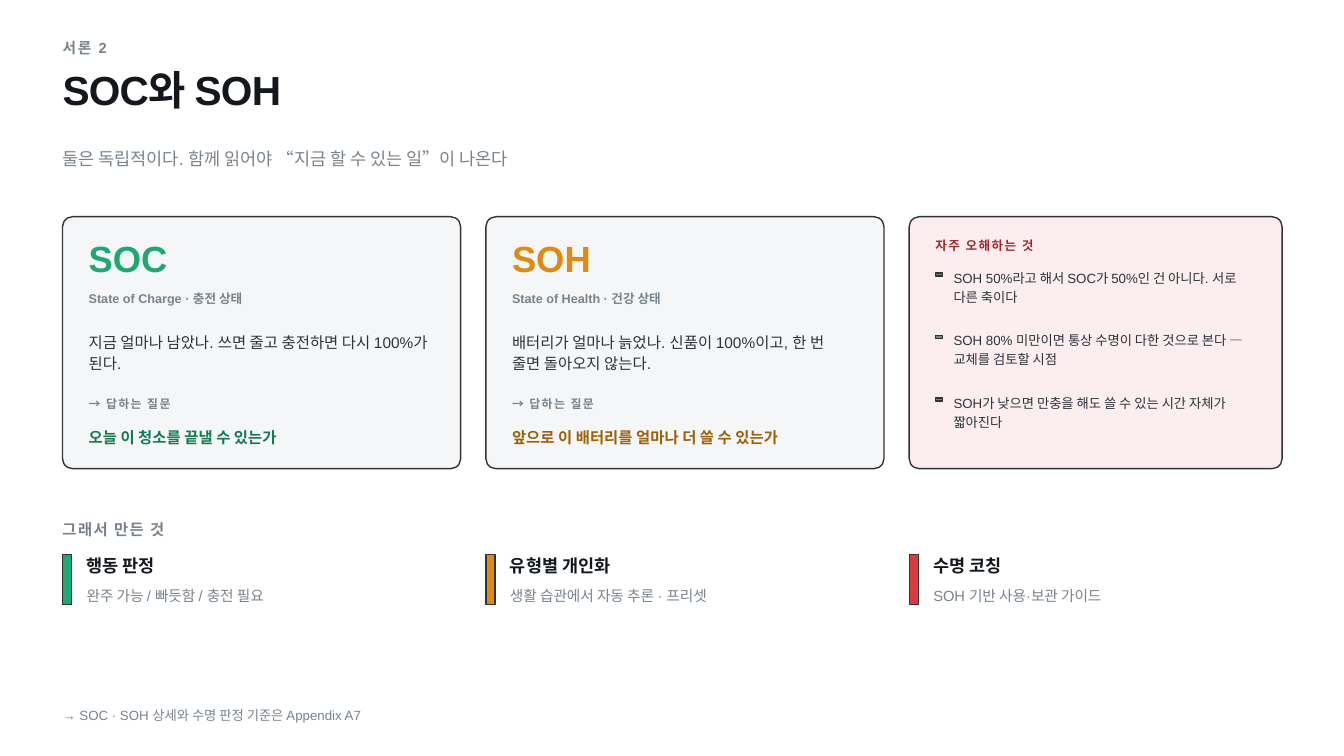
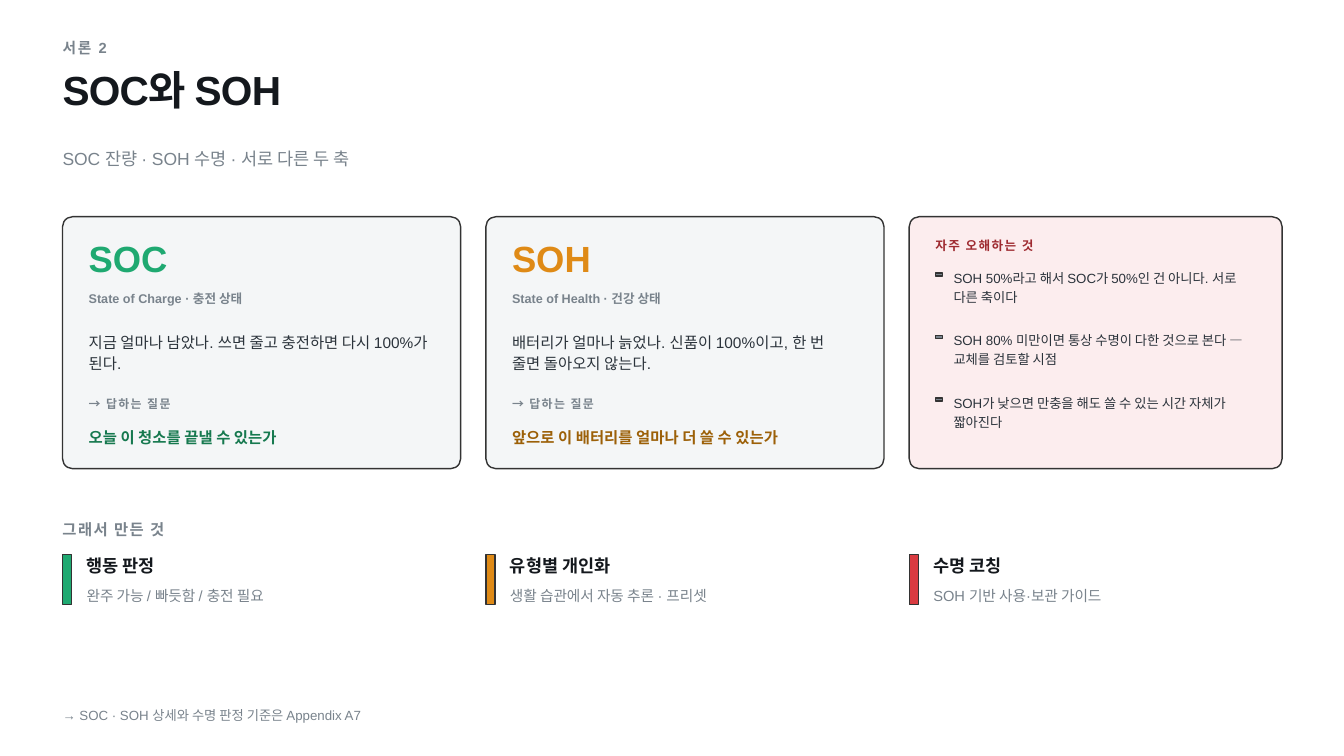
Before and after one commit to brothrone/a, a slide deck: slide 3 of 발표자료_배터리코칭.pptx. Drawn at 1344x756 pixels with LibreOffice and Linux fonts; fonts in the diff are those of the drawing. Boxes give left, top, right and bottom in pixels: in the first picture for what was removed or moved away, otherwise in the second. Text is boxed around its words. In the diff, an @@ line names an element or a change of style, - is before the commit and + after.

```diff
--- a/발표자료_배터리코칭.pptx
+++ b/발표자료_배터리코칭.pptx
@@ text at [63,150,349,167]: text changed @@
-둘은 독립적이다. 함께 읽어야 “지금 할 수 있는 일”이 나온다
+SOC 잔량 · SOH 수명 · 서로 다른 두 축
```
Also in this commit, not shown: 14 other slides changed, 7 other files.
